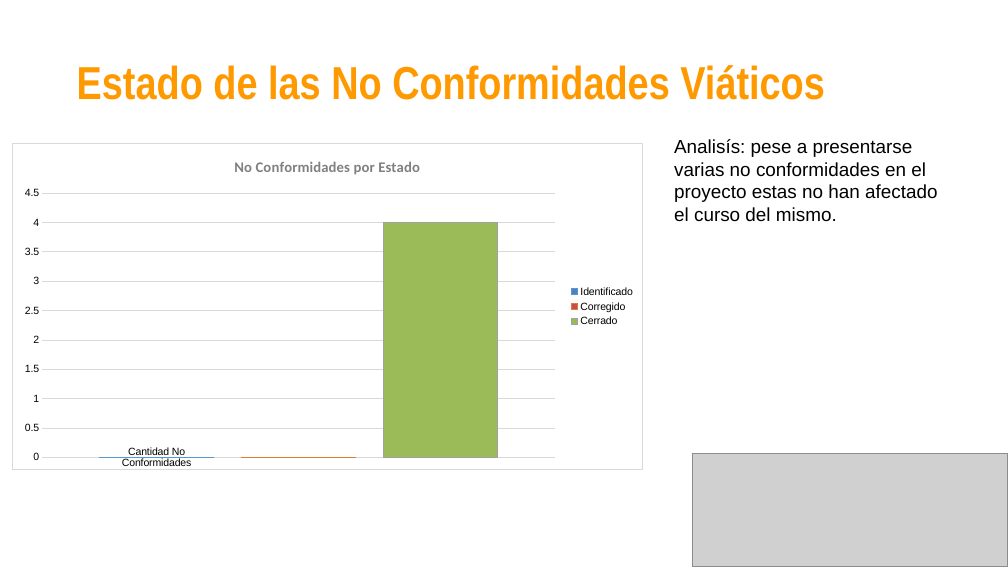
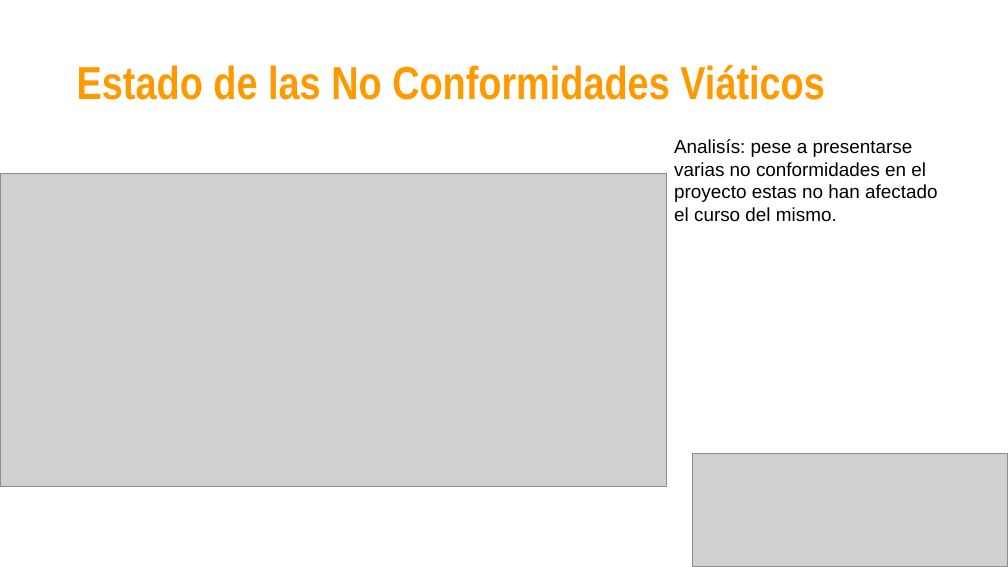
Before and after one commit to jovannyzepeda/Bisoltec, a slide deck: slide 28 of Organizacional/06. Medición y Monitoreo/2016/Bisoltec-ReporteMonitoreo.pptx (slide 22 before the commit). Drawn at 1008x567 pixels with LibreOffice and Linux fonts; fonts in the diff are those of the drawing; grey boxes stand for pictures. Boxes give left, top, right and bottom in pixels: in the first picture for what was removed or moved away, otherwise in the second. Text is boxed around its words. In the diff, an @@ line names an element or a change of style, - is before the commit and + after.

```diff
--- a/Organizacional/06. Medición y Monitoreo/2016/Bisoltec-ReporteMonitoreo.pptx
+++ b/Organizacional/06. Medición y Monitoreo/2016/Bisoltec-ReporteMonitoreo.pptx
@@ column chart removed at (12,143,644,470) @@
-title "No Conformidades por Estado"
-categories: Cantidad No Conformidades
-Identificado: 0
-Corregido: 0
-Cerrado: 4
@@ picture added at (0,174,667,487) @@
```
Also in this commit, not shown: 23 other slides changed, 9 slides added, 2 slides removed, 8 other files.
